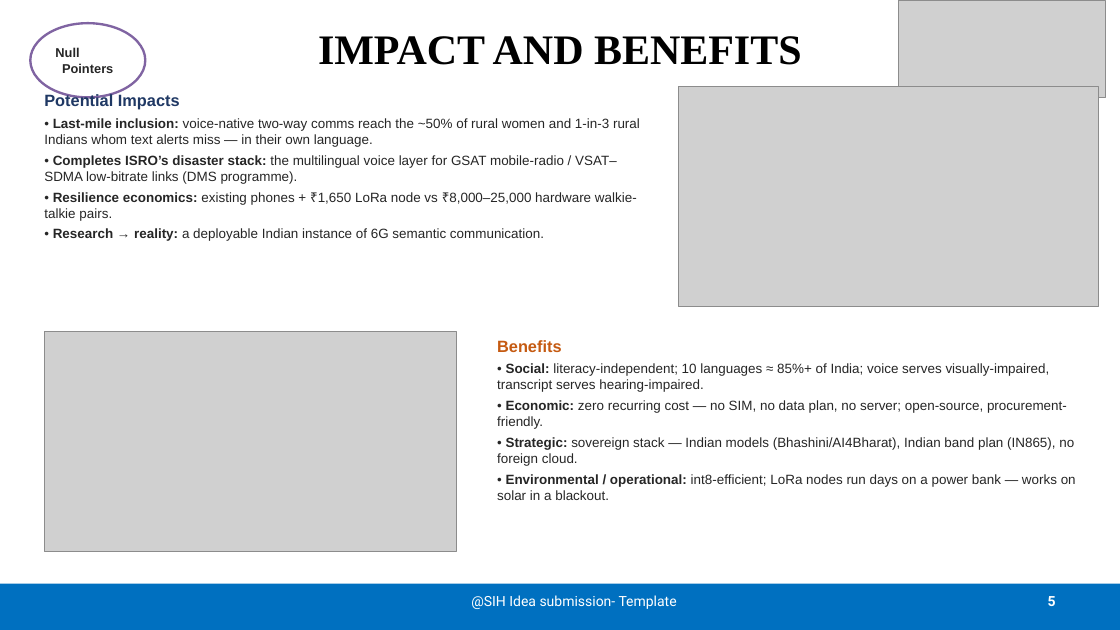
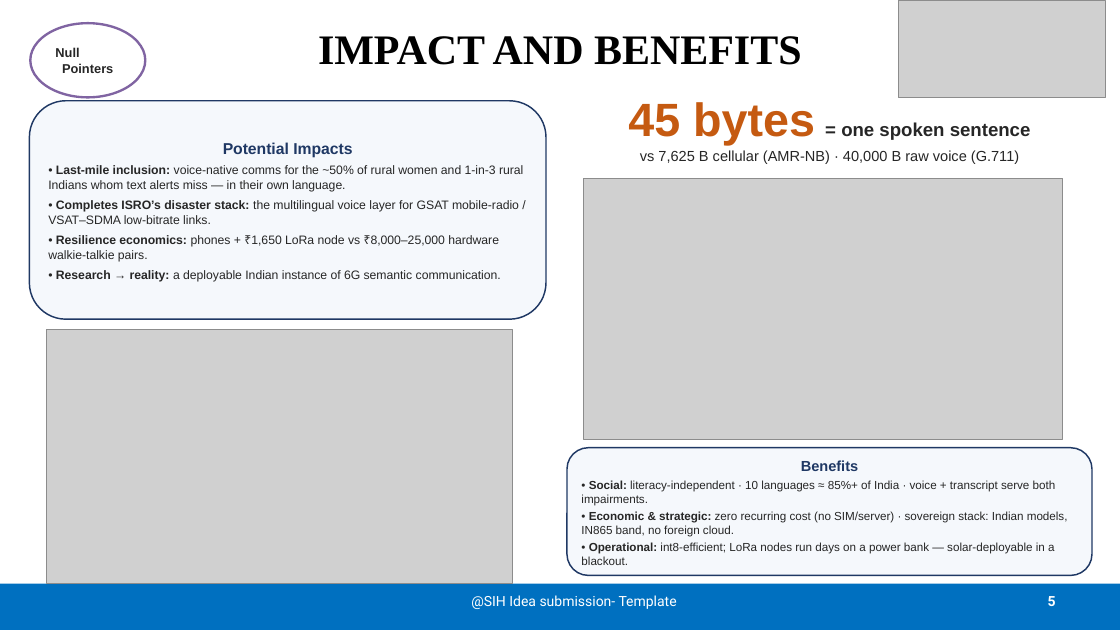
Before and after one commit to satyam-mishra-dev/itantra, a slide deck: slide 5 of docs/SIH2026-iTantra-idea-PPT.pptx. Drawn at 1120x630 pixels with LibreOffice and Linux fonts; fonts in the diff are those of the drawing; grey boxes stand for pictures. Boxes give left, top, right and bottom in pixels: in the first picture for what was removed or moved away, otherwise in the second. Text is boxed around its words. In the diff, an @@ line names an element or a change of style, - is before the commit and + after.

Commit message:
docs: idea PPT v3 — critique fixes: consistent 169x/889x, 45-byte hero, no tech-grid duplication, real repo links, uniform S1, measured v1 numbers

```diff
--- a/docs/SIH2026-iTantra-idea-PPT.pptx
+++ b/docs/SIH2026-iTantra-idea-PPT.pptx
@@ picture removed at [679, 87, 1099, 307] @@
@@ rounded rectangle "Potential Impacts": place and size @@
-rounded rectangle "Potential Impacts" at [44, 93, 640, 241]
+rounded rectangle "Potential Impacts" at [29, 101, 546, 319]
@@ rounded rectangle "Potential Impacts" at [29, 101, 546, 319]: vertical alignment top to middle; fill none to #F5F8FC; outline none to #1F3864 1.25 pt @@
@@ text added at [628, 102, 1031, 164], 12.5 pt, text #262626 @@
+45 bytes = one spoken sentence
+vs 7,625 B cellular (AMR-NB) · 40,000 B raw voice (G.711)
@@ text in rounded rectangle at [56, 142, 501, 282]: size 14 to 13.5 pt in "Potential Impacts"; size 11.5 to 10.5 pt in "• Research → reality: a deployable Indian ..."; alignment left to centre; line spacing 1 to 1.03 @@
@@ text in rounded rectangle at [48, 165, 523, 262]: text changed; size 11.5 to 10.5 pt @@
-• Last-mile inclusion: voice-native two-way comms reach the ~50% of rural women and 1-in-3 rural Indians whom text alerts miss — in their own language.
-• Completes ISRO’s disaster stack: the multilingual voice layer for GSAT mobile-radio / VSAT–SDMA low-bitrate links (DMS programme).
-• Resilience economics: existing phones + ₹1,650 LoRa node vs ₹8,000–25,000 hardware walkie-talkie pairs.
+• Last-mile inclusion: voice-native comms for the ~50% of rural women and 1-in-3 rural Indians whom text alerts miss — in their own language.
+• Completes ISRO’s disaster stack: the multilingual voice layer for GSAT mobile-radio / VSAT–SDMA low-bitrate links.
+• Resilience economics: phones + ₹1,650 LoRa node vs ₹8,000–25,000 hardware walkie-talkie pairs.
@@ picture added at [584, 178, 1063, 439] @@
@@ picture: place and size @@
-picture at [45, 332, 456, 552]
+picture at [46, 329, 513, 584]
@@ rounded rectangle "Benefits" at [567, 448, 1092, 576]: vertical alignment top to middle; fill none to #F5F8FC; outline none to #1F3864 1.25 pt @@
@@ rounded rectangle "Benefits": place and size @@
-rounded rectangle "Benefits" at [497, 340, 1076, 500]
+rounded rectangle "Benefits" at [567, 448, 1092, 576]
@@ text in rounded rectangle at [801, 460, 858, 471]: size 14 to 12.5 pt, text colour #C55A11 to #1F3864 in "Benefits"; alignment left to centre; less space between paragraphs @@
@@ text in rounded rectangle at [581, 480, 1068, 565]: text changed; size 11.5 to 10 pt @@
-• Social: literacy-independent; 10 languages ≈ 85%+ of India; voice serves visually-impaired, transcript serves hearing-impaired.
-• Economic: zero recurring cost — no SIM, no data plan, no server; open-source, procurement-friendly.
-• Strategic: sovereign stack — Indian models (Bhashini/AI4Bharat), Indian band plan (IN865), no foreign cloud.
-• Environmental / operational: int8-efficient; LoRa nodes run days on a power bank — works on solar in a blackout.
+• Social: literacy-independent · 10 languages ≈ 85%+ of India · voice + transcript serve both impairments.
+• Economic & strategic: zero recurring cost (no SIM/server) · sovereign stack: Indian models, IN865 band, no foreign cloud.
+• Operational: int8-efficient; LoRa nodes run days on a power bank — solar-deployable in a blackout.
```
Also in this commit, not shown: 5 other slides changed, 1 other file.
